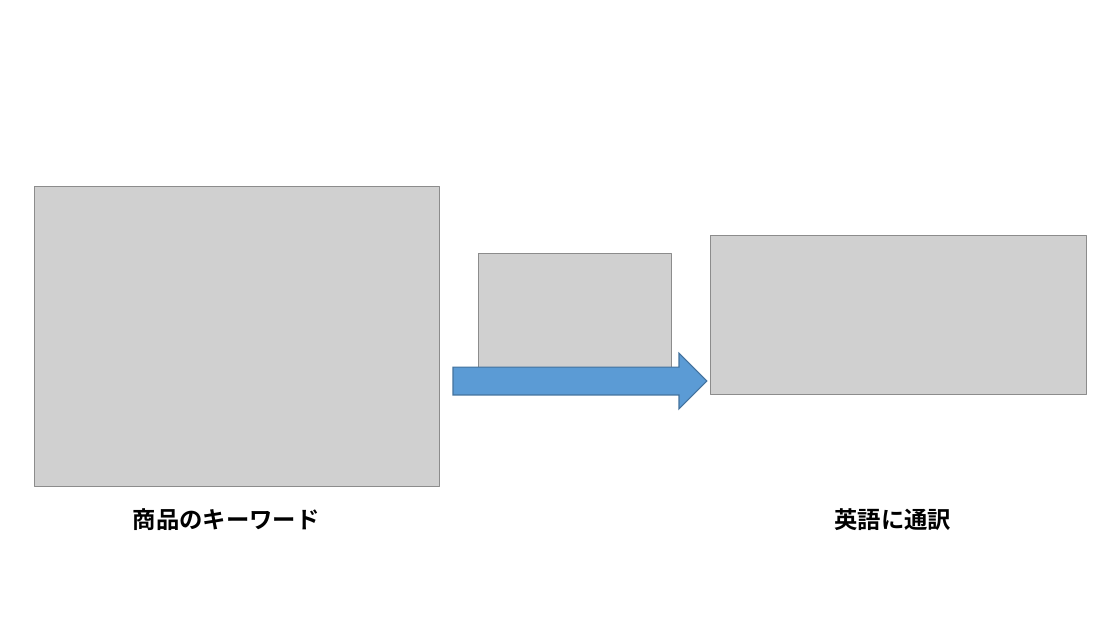
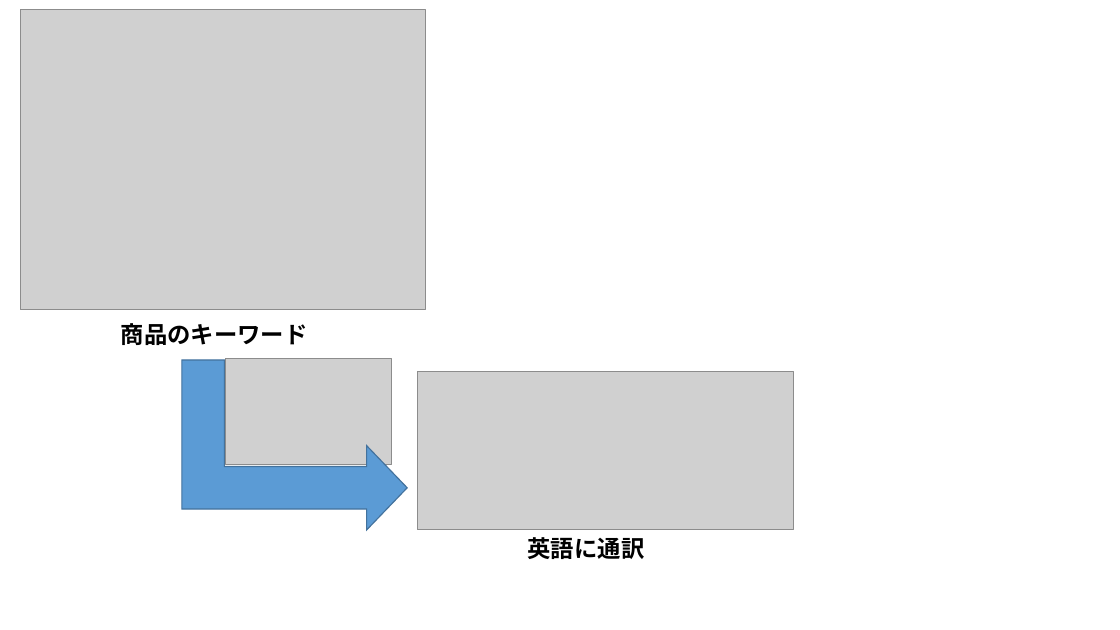
Before and after one commit to we333/m2_paper, a slide deck: slide 7 of ppt.pptx (slide 6 before the commit). Drawn at 1120x630 pixels with LibreOffice and Linux fonts; fonts in the diff are those of the drawing; grey boxes stand for pictures. Boxes give left, top, right and bottom in pixels: in the first picture for what was removed or moved away, otherwise in the second. Text is boxed around its words. In the diff, an @@ line names an element or a change of style, - is before the commit and + after.

```diff
--- a/ppt.pptx
+++ b/ppt.pptx
@@ picture: place and size @@
-picture at <box>34,187,439,486</box>
+picture at <box>20,9,425,309</box>
@@ text "商品のキーワード": place and size @@
-text "商品のキーワード" at <box>133,508,320,530</box>
+text "商品のキーワード" at <box>121,323,308,345</box>
@@ picture: place and size @@
-picture at <box>479,254,671,376</box>
+picture at <box>225,359,392,465</box>
@@ right arrow removed at <box>453,353,707,408</box> @@
@@ bent up arrow added at <box>181,360,407,530</box>, fill #5B9BD5, outline #43739E 1 pt @@
@@ picture: place and size @@
-picture at <box>711,235,1087,394</box>
+picture at <box>418,371,794,530</box>
@@ text "英語に通訳": place and size @@
-text "英語に通訳" at <box>834,508,951,530</box>
+text "英語に通訳" at <box>528,537,645,559</box>
```
Also in this commit, not shown: 2 other slides changed, 1 slide added, 4 other files.
